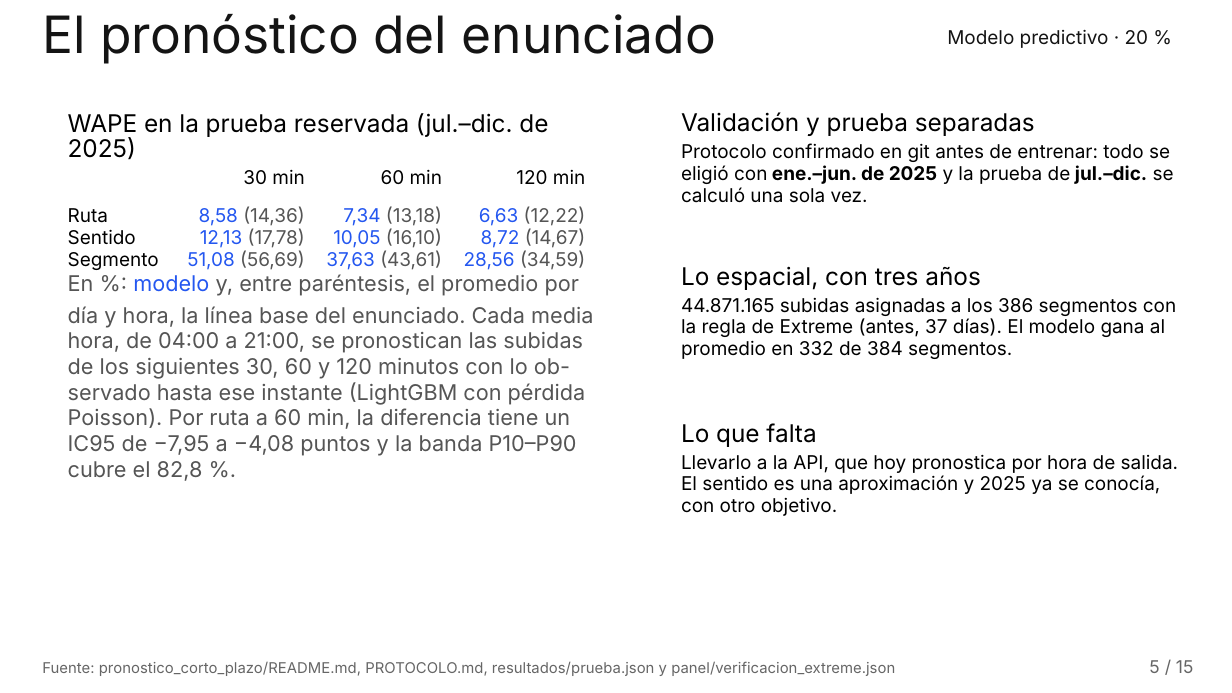
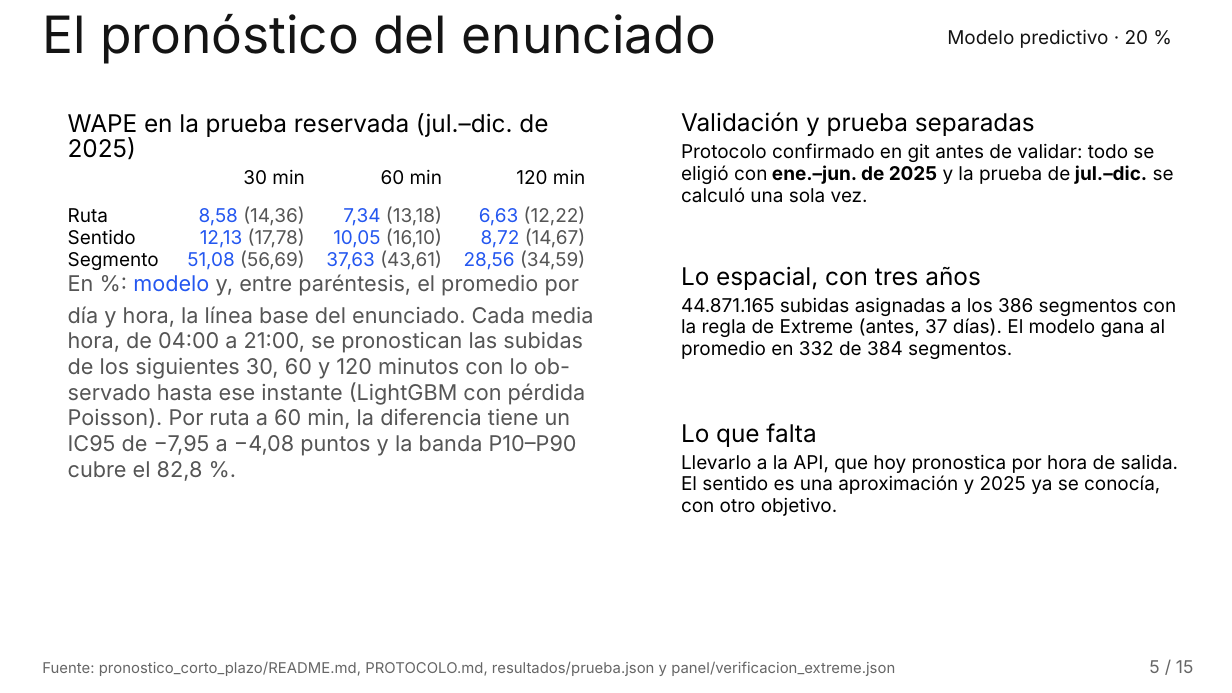
Before and after one commit to RubenEsg/Data-Challenge-pro-extreme, a slide deck: slide 5 of documentos/presentacion_final.pptx. Drawn at 1232x693 pixels with LibreOffice and Linux fonts; fonts in the diff are those of the drawing; background and template pictures are left out. Boxes give left, top, right and bottom in pixels: in the first picture for what was removed or moved away, otherwise in the second. Text is boxed around its words. In the diff, an @@ line names an element or a change of style, - is before the commit and + after.

Commit message:
Corrección tras la retroalimentación: los commits del orden, lo pendiente de nuestra parte y redacción exacta
- El README del pronóstico de corto plazo, el bloque de correcciones del README y la sección P del informe citan los
  tres commits de este repositorio que prueban el orden, del 17-11-2026: 9844dae (protocolo, 19:26), fa04afb
  (validación y lo elegido, 20:23) y 546cffa (prueba, 21:01).
- Matriz: decía que ninguna fila en Parcial dependía de nosotros. Con las subidas por segmento de 2023 a 2025
  reconstruidas, llevar el pronóstico de corto plazo a la API (y reemplazar el modelo por segmento de ene-feb 2023)
  es un pendiente nuestro: de eso dependen §3.1-M3, 9.1-a y 9.3-f, además del sentido de cada segmento, que sí depende
  de Extreme. Ningún estado cambia.
- Redacción: antes del commit del protocolo se había comprobado que el código corría (validar.py --rapido, el 20 % de
  las filas), como declara el protocolo. Donde decía «antes de entrenar» ahora dice «antes de correr la validación»
  (README, informe, cuaderno, lámina 5 e índice de evidencias). PROTOCOLO.md no se toca.
- Historial de desarrollo al día.

```diff
--- a/documentos/presentacion_final.pptx
+++ b/documentos/presentacion_final.pptx
@@ text at box(681, 143, 1154, 162): text changed @@
-Protocolo confirmado en git antes de entrenar: todo se
+Protocolo confirmado en git antes de validar: todo se
```
Also in this commit, not shown: 13 other files.
